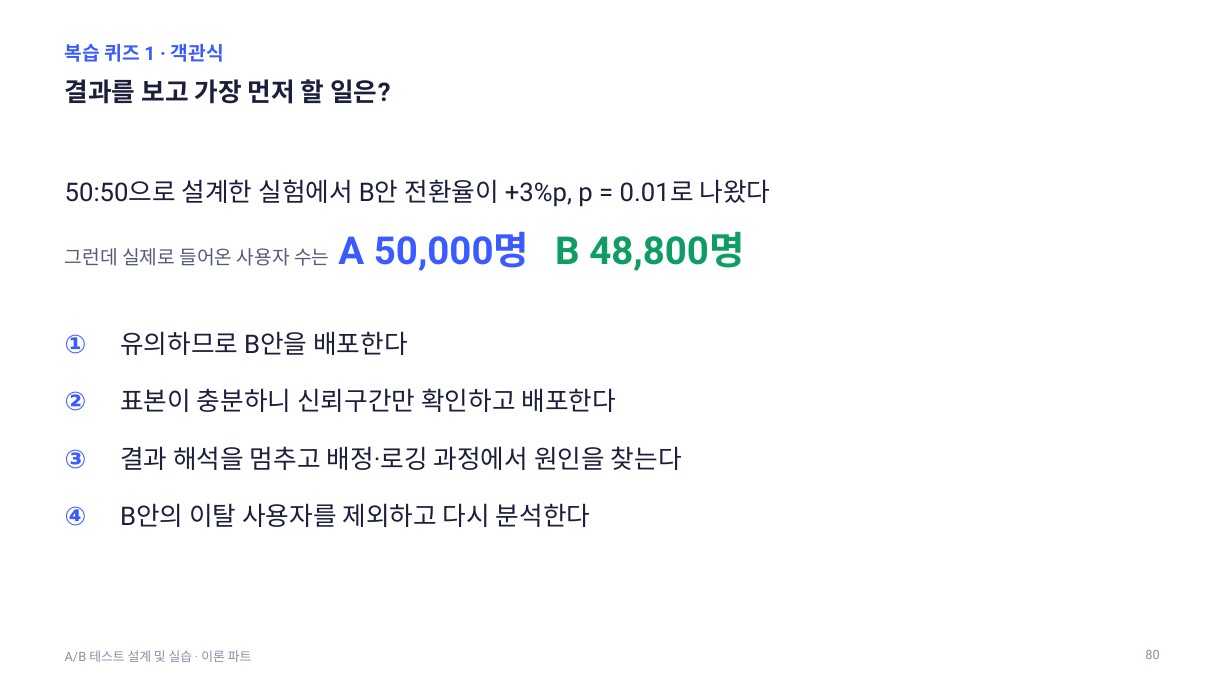
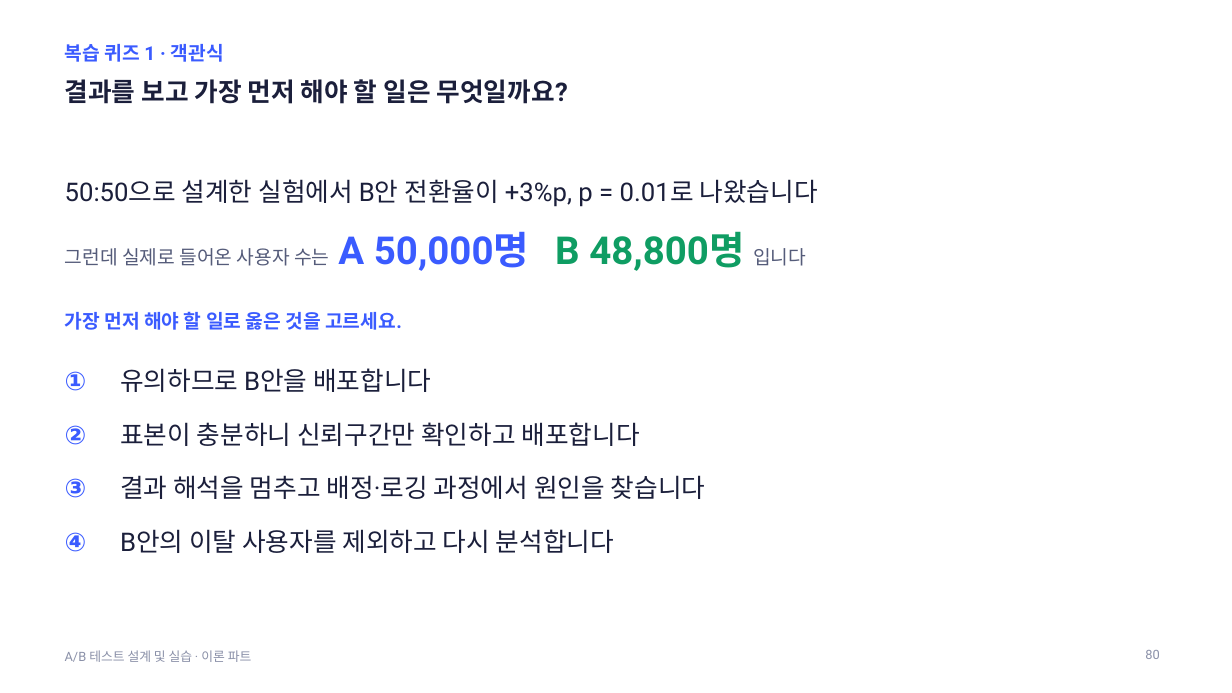
Before and after one commit to kkamret/quickmart-lab-rats, a slide deck: slide 80 of docs/lecture/ab-testing-theory.pptx. Drawn at 1232x693 pixels with LibreOffice and Linux fonts; fonts in the diff are those of the drawing. Boxes give left, top, right and bottom in pixels: in the first picture for what was removed or moved away, otherwise in the second. Text is boxed around its words. In the diff, an @@ line names an element or a change of style, - is before the commit and + after.

Commit message:
docs: 퀴즈 슬라이드 문구를 존댓말과 문제 지시문으로 정리
Refs #10

```diff
--- a/docs/lecture/ab-testing-theory.pptx
+++ b/docs/lecture/ab-testing-theory.pptx
@@ title at [65,79,568,104]: text changed @@
-결과를 보고 가장 먼저 할 일은?
+결과를 보고 가장 먼저 해야 할 일은 무엇일까요?
@@ text at [65,179,817,207]: text changed @@
-50:50으로 설계한 실험에서 B안 전환율이 +3%p, p = 0.01로 나왔다
+50:50으로 설계한 실험에서 B안 전환율이 +3%p, p = 0.01로 나왔습니다
@@ text at [65,231,806,271]: text changed; size 30 to 15 pt; bold off @@
-그런데 실제로 들어온 사용자 수는 A 50,000명 B 48,800명
+그런데 실제로 들어온 사용자 수는 A 50,000명 B 48,800명 입니다
@@ text added at [65,311,402,330], 15 pt, text #3A5BFF, bold @@
+가장 먼저 해야 할 일로 옳은 것을 고르세요.
@@ text "①": place and size @@
-text "①" at [65,334,87,354]
+text "①" at [65,371,87,391]
@@ text at [120,368,431,392]: text changed @@
-유의하므로 B안을 배포한다
+유의하므로 B안을 배포합니다
@@ text "②": place and size @@
-text "②" at [65,391,87,411]
+text "②" at [65,425,87,445]
@@ text at [120,422,640,446]: text changed @@
-표본이 충분하니 신뢰구간만 확인하고 배포한다
+표본이 충분하니 신뢰구간만 확인하고 배포합니다
@@ text "③": place and size @@
-text "③" at [65,449,87,469]
+text "③" at [65,478,87,498]
@@ text at [120,475,706,499]: text changed @@
-결과 해석을 멈추고 배정·로깅 과정에서 원인을 찾는다
+결과 해석을 멈추고 배정·로깅 과정에서 원인을 찾습니다
@@ text "④": place and size @@
-text "④" at [65,506,87,526]
+text "④" at [65,532,87,552]
@@ text at [120,529,614,553]: text changed @@
-B안의 이탈 사용자를 제외하고 다시 분석한다
+B안의 이탈 사용자를 제외하고 다시 분석합니다
```
Also in this commit, not shown: 1 other slide changed, 1 other file.
